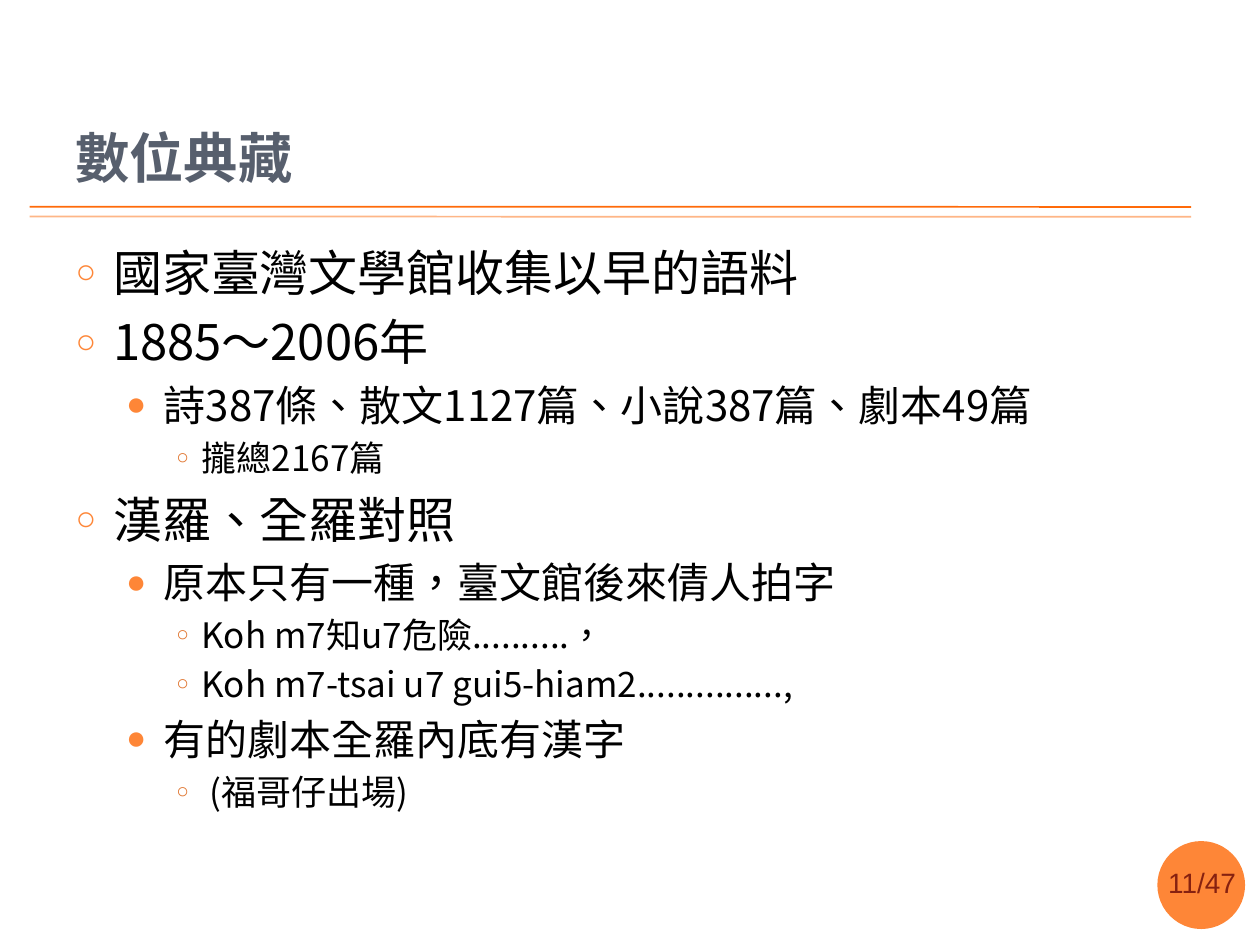
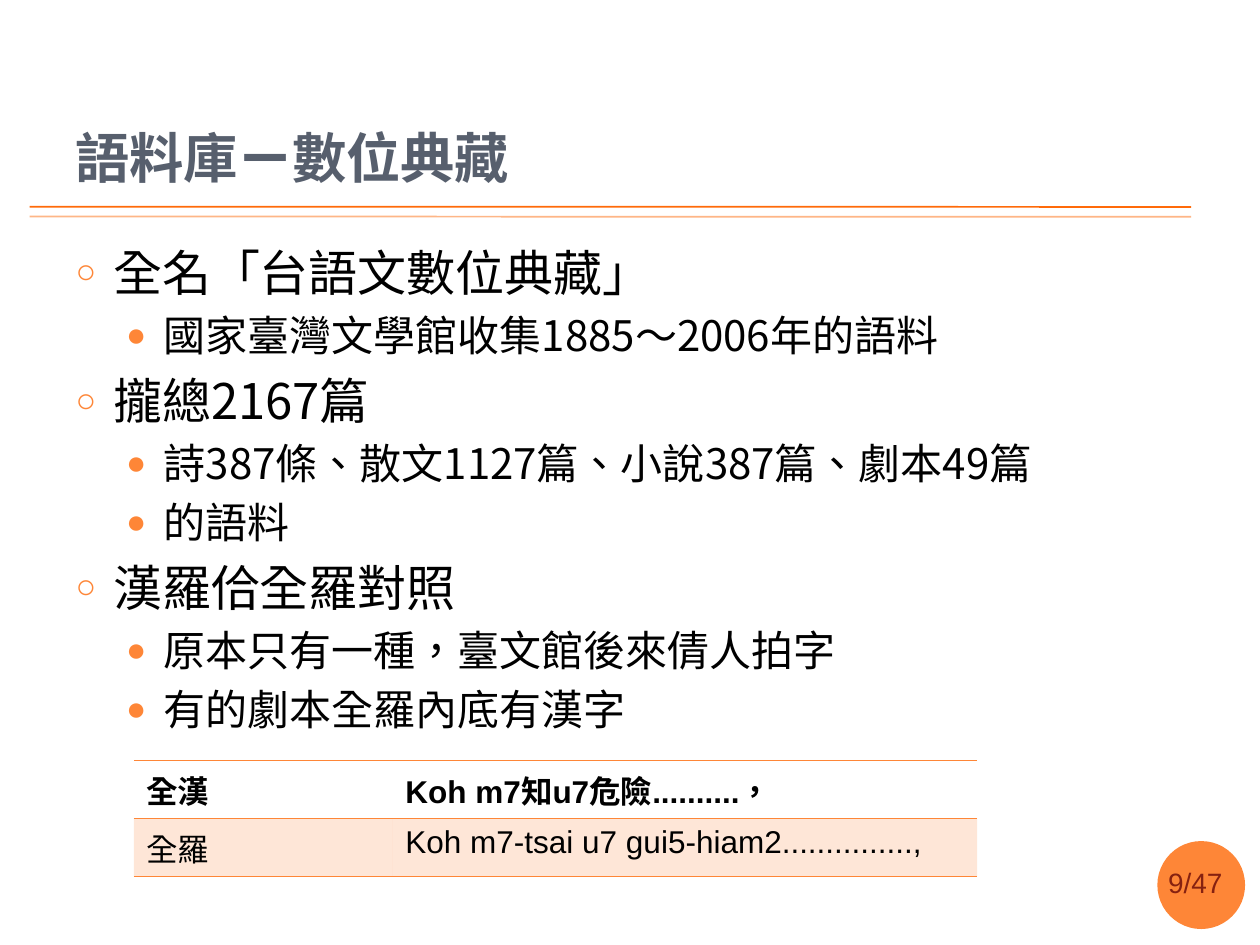
Before and after one commit to sih4sing5hong5/po3-ko3_tau5-iann2-phinn3, a slide deck: slide 9 of 翻譯報告.pptx (slide 11 before the commit). Drawn at 1260x945 pixels with LibreOffice and Linux fonts; fonts in the diff are those of the drawing; background and template pictures are left out. Boxes give left, top, right and bottom in pixels: in the first picture for what was removed or moved away, otherwise in the second. Text is boxed around its words. In the diff, an @@ line names an element or a change of style, - is before the commit and + after.

Commit message:
語料部份整理好矣 丞宏

```diff
--- a/翻譯報告.pptx
+++ b/翻譯報告.pptx
@@ title at (75,131,509,183): text changed @@
-數位典藏
+語料庫ㄧ數位典藏
@@ text at (113,249,939,423): text changed; size 28 to 24 pt @@
-○ 國家臺灣文學館收集以早的語料
-○ 1885～2006年
+○ 全名「台語文數位典藏」
+  ● 國家臺灣文學館收集1885～2006年的語料
+○ 攏總2167篇
@@ text at (113,502,456,610): text changed; size 20 to 28 pt @@
-    ○ 攏總2167篇
-○ 漢羅、全羅對照
+  ● 的語料
+○ 漢羅佮全羅對照
@@ text at (202,618,793,706): paragraphs removed @@
-    ○ Koh m7知u7危險..........，
-    ○ Koh m7-tsai u7 gui5-hiam2...............,
@@ table added at (134,760,978,868), 2 rows, 2 columns @@
+全漢 | Koh m7知u7危險..........，
+全羅 | Koh m7-tsai u7 gui5-hiam2...............,
@@ text at (209,775,408,812): paragraph removed @@
-    ○ (福哥仔出場)
@@ page number at (1168,873,1222,893): text changed @@
-11/47
+9/47
```
Also in this commit, not shown: 8 other slides changed, 2 slides added, 2 slides removed.
